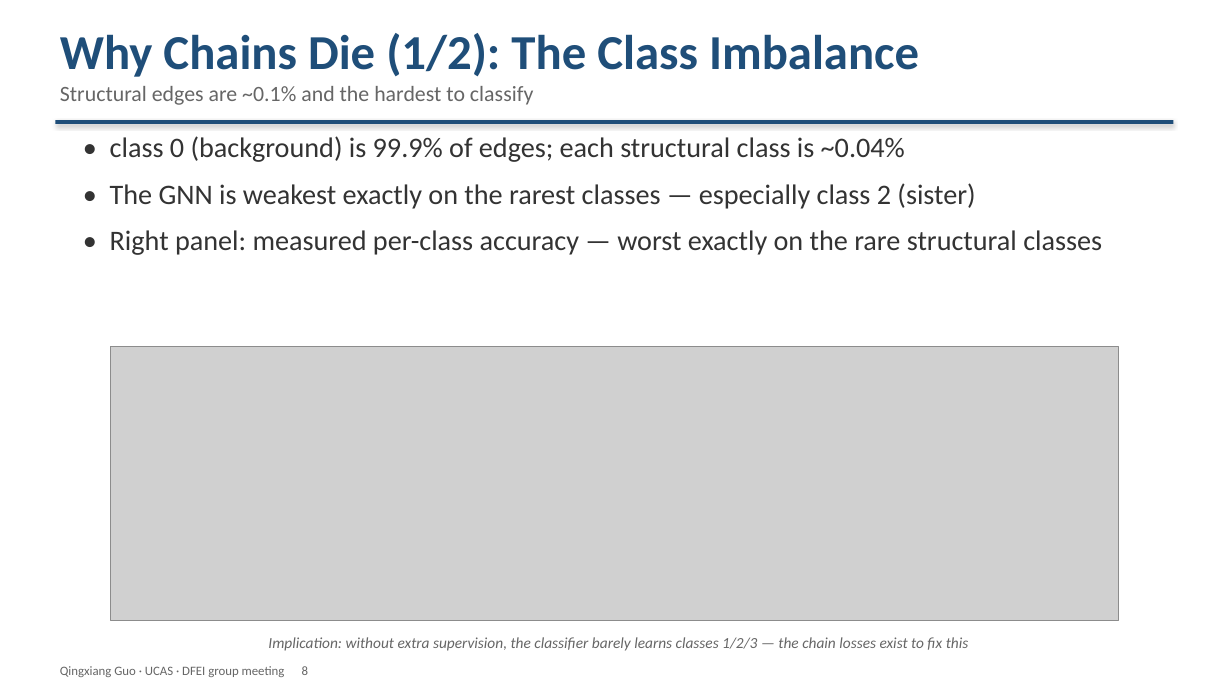
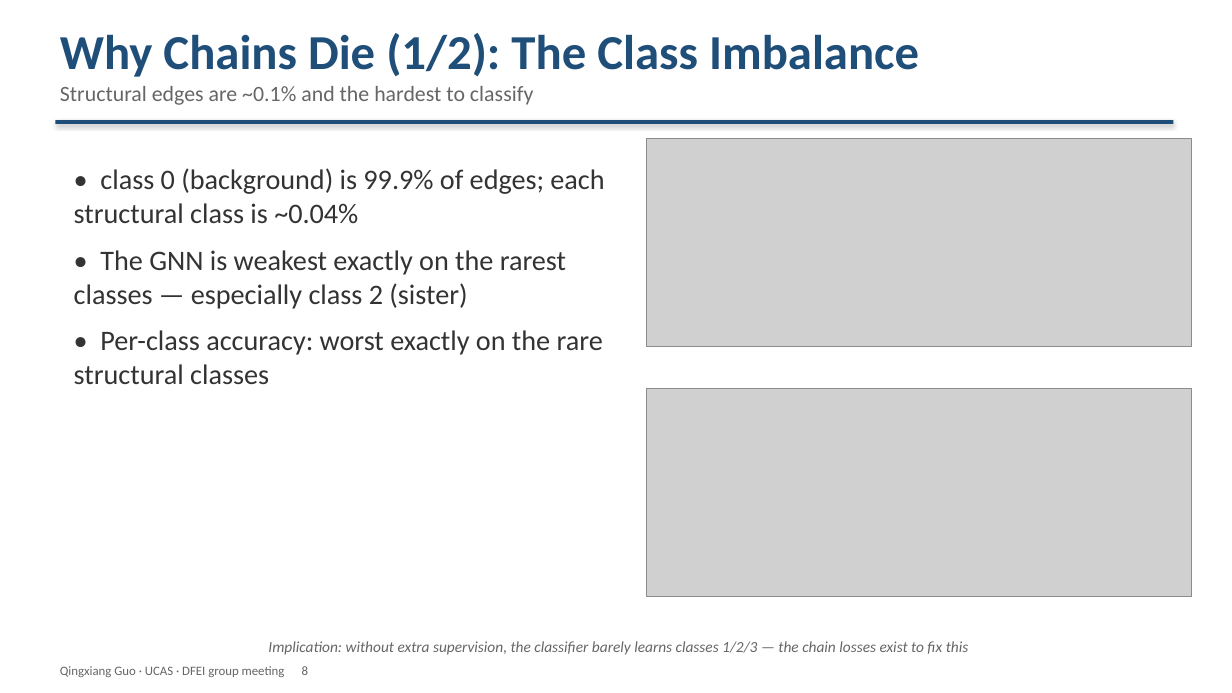
Before and after one commit to Aniedrew/dfei_ift, a slide deck: slide 8 of meeting_figs/DFEI_progress_20260902_EN.pptx. Drawn at 1232x693 pixels with LibreOffice and Linux fonts; fonts in the diff are those of the drawing; grey boxes stand for pictures. Boxes give left, top, right and bottom in pixels: in the first picture for what was removed or moved away, otherwise in the second. Text is boxed around its words. In the diff, an @@ line names an element or a change of style, - is before the commit and + after.

Commit message:
docs: reward theme for hinge/CE; text-left/plot-right layout with stacked plots
- S6/S7 reframed as "Reward 1: Confidence Bonus" (hinge) and "Reward 2:
  Correctness Bonus" (chain-CE); reward wording in figures and bullets
- All content slides now text-left / plot-right; two-plot slides stack
  top-right and bottom-right (hinge, CE, imbalance, before/after)
- Split every 2-panel figure into separate PNGs; removed the superseded
  combined figures

```diff
--- a/meeting_figs/DFEI_progress_20260902_EN.pptx
+++ b/meeting_figs/DFEI_progress_20260902_EN.pptx
@@ picture added at bbox=[647, 139, 1192, 347] @@
@@ text "• class 0 (background) is ...": place and size @@
-text "• class 0 (background) is ..." at bbox=[110, 136, 1102, 255]
+text "• class 0 (background) is ..." at bbox=[74, 168, 604, 384]
@@ text at bbox=[74, 330, 603, 384]: text changed @@
-• Right panel: measured per-class accuracy — worst exactly on the rare structural classes
+• Per-class accuracy: worst exactly on the rare structural classes
@@ picture removed at bbox=[111, 347, 1118, 621] @@
@@ picture added at bbox=[647, 388, 1192, 596] @@
@@ text "Implication: without extra supervision, the ...": place and size @@
-text "Implication: without extra supervision, the ..." at bbox=[268, 637, 969, 651]
+text "Implication: without extra supervision, the ..." at bbox=[268, 641, 969, 655]
```
Also in this commit, not shown: 5 other slides changed, 16 other files.
